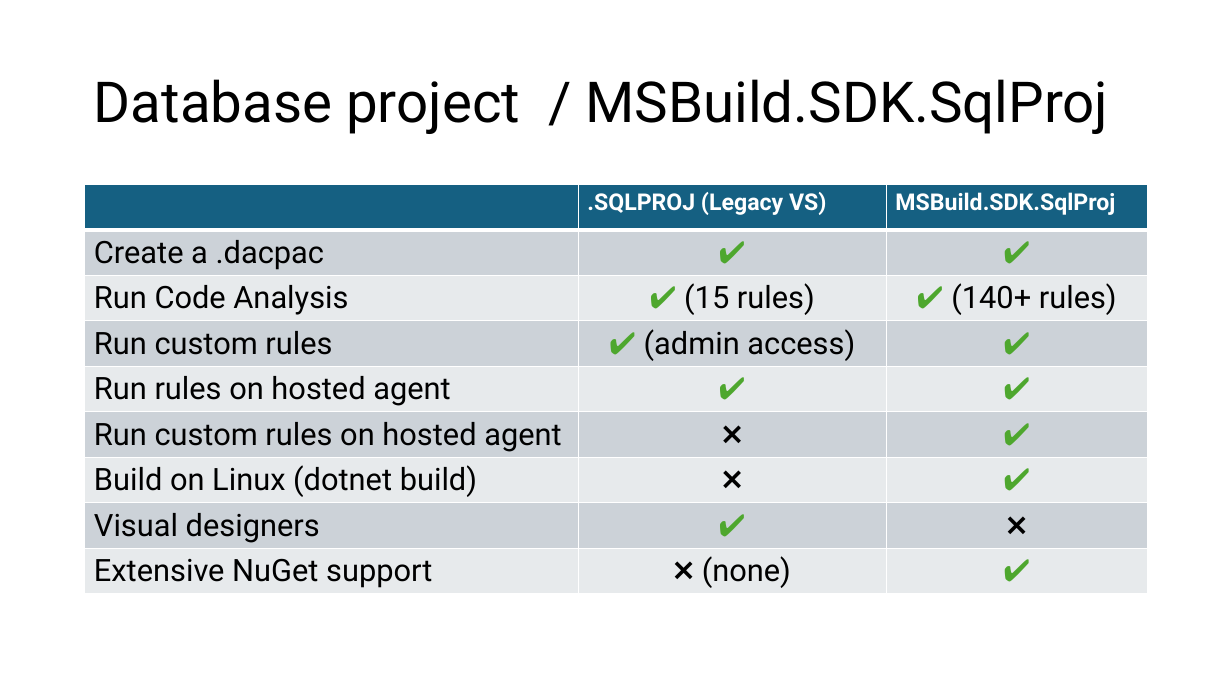
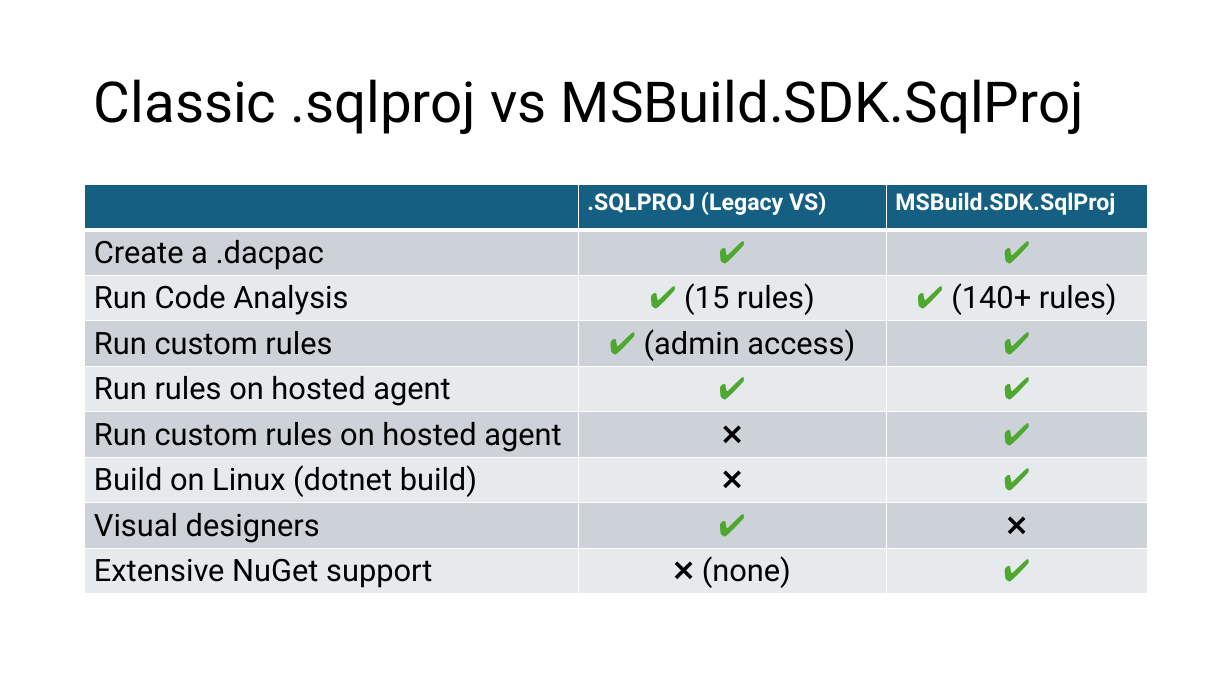
Before and after one commit to ErikEJ/TsqlAnalysis, a slide deck: slide 7 of T-SQL Code analysis.pptx. Drawn at 1232x693 pixels with LibreOffice and Linux fonts; fonts in the diff are those of the drawing. Boxes give left, top, right and bottom in pixels: in the first picture for what was removed or moved away, otherwise in the second. Text is boxed around its words. In the diff, an @@ line names an element or a change of style, - is before the commit and + after.

```diff
--- a/T-SQL Code analysis.pptx
+++ b/T-SQL Code analysis.pptx
@@ title at bbox=[94, 79, 1084, 134]: text changed @@
-Database project / MSBuild.SDK.SqlProj
+Classic .sqlproj vs MSBuild.SDK.SqlProj
```
Also in this commit, not shown: 1 other slide changed.
